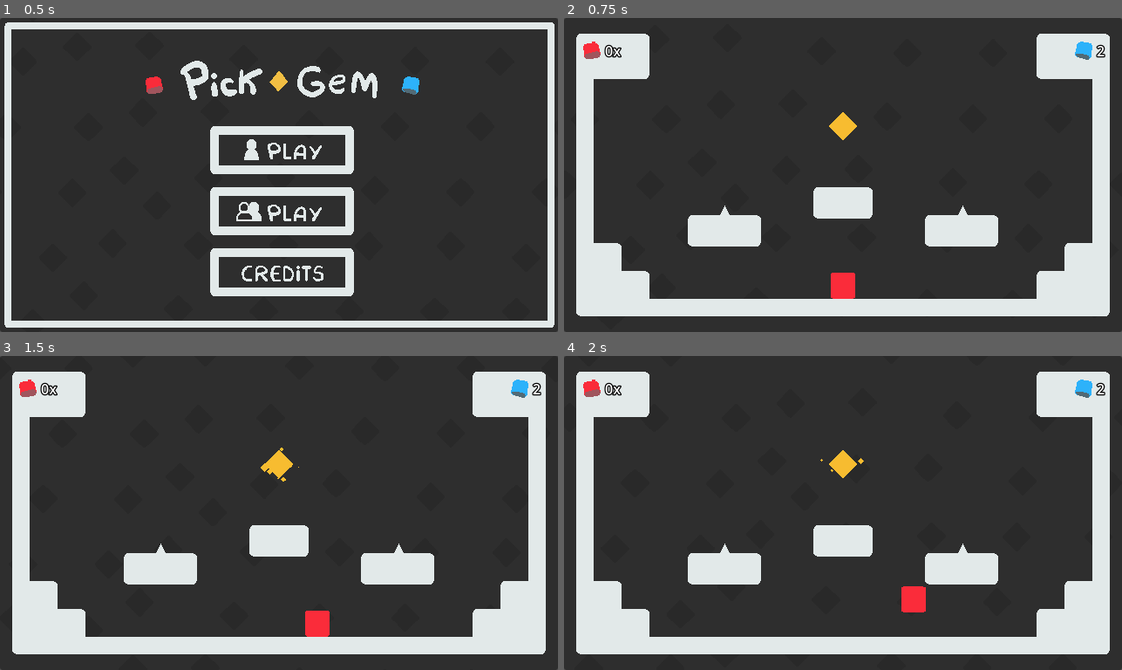
Above: before the commit, frames 1-4 (two rows, left to right).
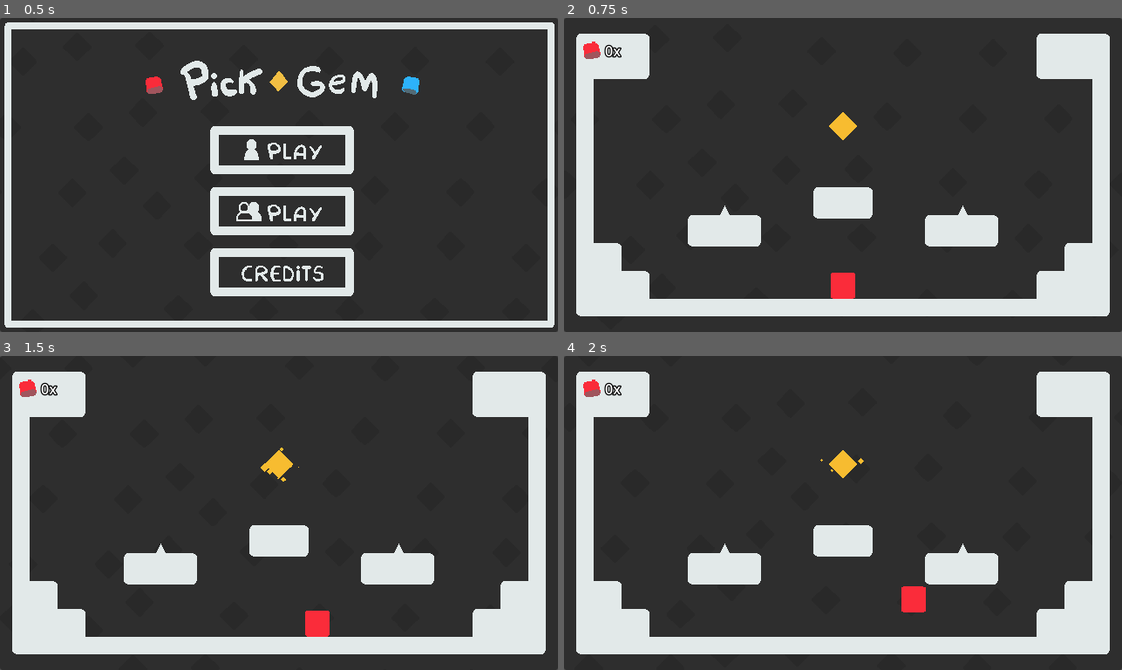
Above: after the commit, the same moments.

Repository: Juawo/PickGem
Game: Godot game, scene res://Scenes/UI/main_menu.tscn
Same seed, same stepped clock (60 frames per second), same inputs: the game is played once before the commit and once after it.
Inputs (mouse positions are in pixels of both pictures, inside the frame that each line leads up to):
- Up to frame 1 (0.5 s): no input
- Up to frame 2 (0.75 s): click (848, 149) at 0.5 s
- Up to frame 3 (1.5 s): tap Enter at 1.25 s; hold D (move_right_player1) from 1.28 s (still down); tap Left (move_left_player2) at 1.35 s
- Up to frame 4 (2 s): keep holding D (move_right_player1); tap W (move_up_player1) at 1.52 s

Frame 1 is identical in both runs. In frame 2, 0.2% of the frame differs, in the area x 91-98%, y 7-14%; in frame 3, 0.2%; in frame 4, 0.2%.

Commit message:
Executaveis e correção da UI de score e level 4

Diff:
--- a/pickgemgame/Scenes/Levels/level_4.tscn
+++ b/pickgemgame/Scenes/Levels/level_4.tscn
@@ -139,6 +139,7 @@
 
 [node name="death_area" parent="." instance=ExtResource("6_w718l")]
 position = Vector2(319, 351)
+scale = Vector2(1.52, 1)
 
 [node name="gem" parent="." instance=ExtResource("3_0r1m5")]
 position = Vector2(560, 99)
--- a/pickgemgame/Scenes/UI/score_players.tscn
+++ b/pickgemgame/Scenes/UI/score_players.tscn
@@ -46,6 +46,7 @@
 text = "2 "
 
 [node name="score_player_2" type="HBoxContainer" parent="."]
+visible = false
 layout_mode = 1
 anchors_preset = -1
 anchor_left = 0.809375
Not shown, changed: pickgemgame/PickGem.exe
Not shown, changed: pickgemgame/PickGem.x86_64
